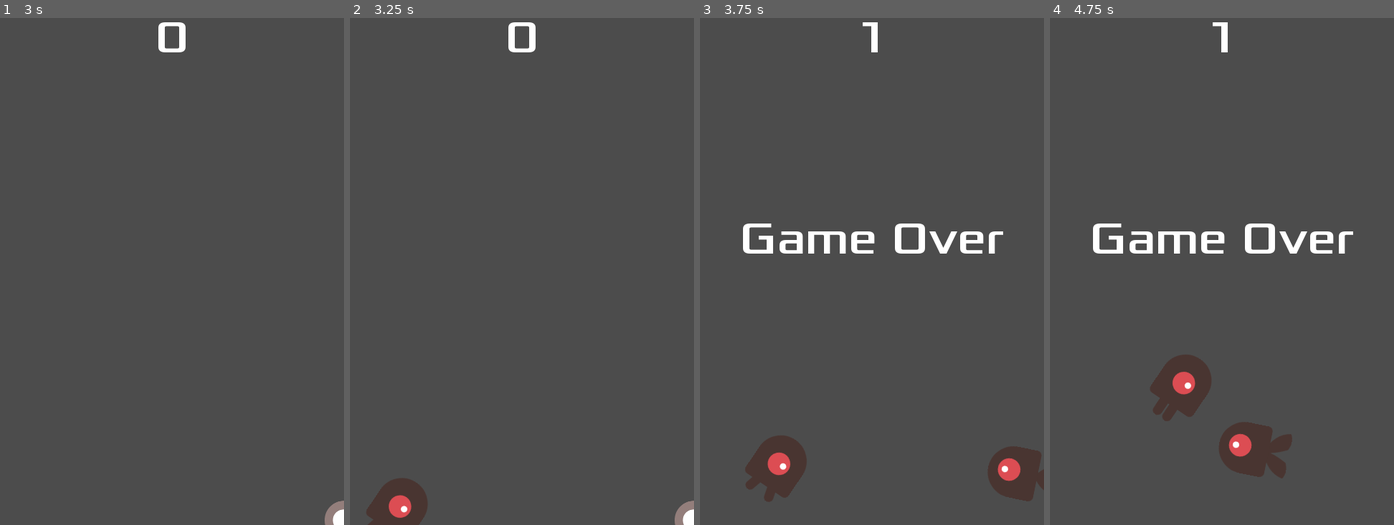
Above: before the commit, frames 1-4 (left to right).
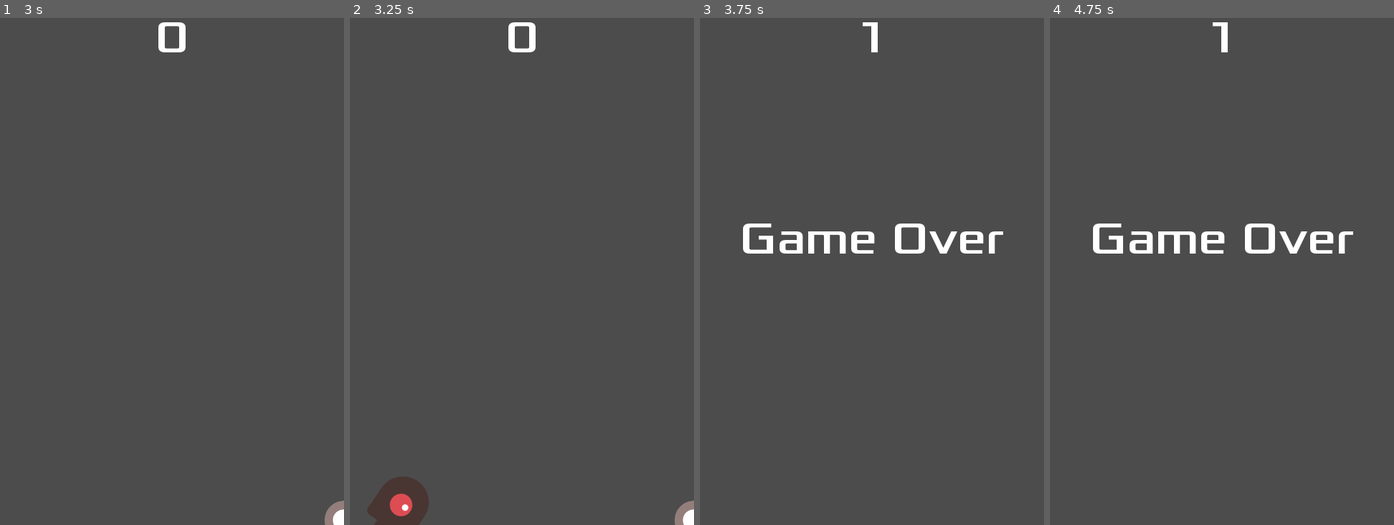
Above: after the commit, the same moments.

Repository: liggiorgio/dodge-the-creeps
Game: Godot game, scene res://Main.tscn
The game is run twice, just before and just after one commit, with the same random seed, the same clock (stepped at 60 frames per second) and the same inputs.
Inputs:
- Up to frame 1 (3 s): click "Start" at 0.5 s; tap Enter at 1.25 s; hold Right (ui_right) 1.28-2.03 s; hold Down (ui_down) 2.03-2.78 s; hold Right (ui_right) from 2.78 s (still down)
- Up to frame 2 (3.25 s): keep holding Right (ui_right)
- Up to frame 3 (3.75 s): release Right (ui_right) at 3.53 s; hold Up (ui_up) from 3.53 s (still down)
- Up to frame 4 (4.75 s): release Up (ui_up) at 4.28 s; hold Left (ui_left) from 4.28 s (still down)

Frame 1 is identical in both runs. In frame 2, 0.1% of the frame differs, in the area x 4-23%, y 90-100%; in frame 3, 2.9%; in frame 4, 3.2%, in the area x 29-71%, y 66-91%.

Commit message:
Remove enemies on game over

Diff:
--- a/Main.gd
+++ b/Main.gd
@@ -13,6 +13,7 @@
 	$ScoreTimer.stop()
 	$MobTimer.stop()
 	$HUD.show_game_over()
+	get_tree().call_group("mobs", "queue_free")
 
 
 func new_game():
--- a/Mob.tscn
+++ b/Mob.tscn
@@ -30,7 +30,9 @@
 radius = 35.9011
 height = 23.6094
 
-[node name="Mob" type="RigidBody2D"]
+[node name="Mob" type="RigidBody2D" groups=[
+"mobs",
+]]
 collision_mask = 0
 gravity_scale = 0.0
 script = ExtResource( 1 )
@@ -42,7 +44,6 @@
 scale = Vector2( 0.75, 0.75 )
 frames = SubResource( 1 )
 animation = "walk"
-frame = 1
 playing = true
 
 [node name="CollisionShape2D" type="CollisionShape2D" parent="."]
